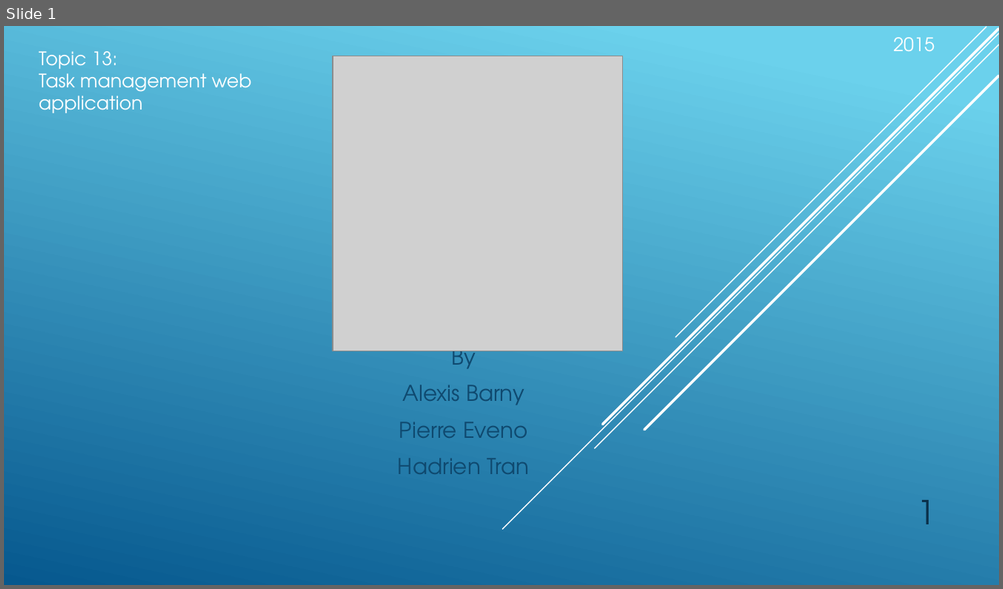
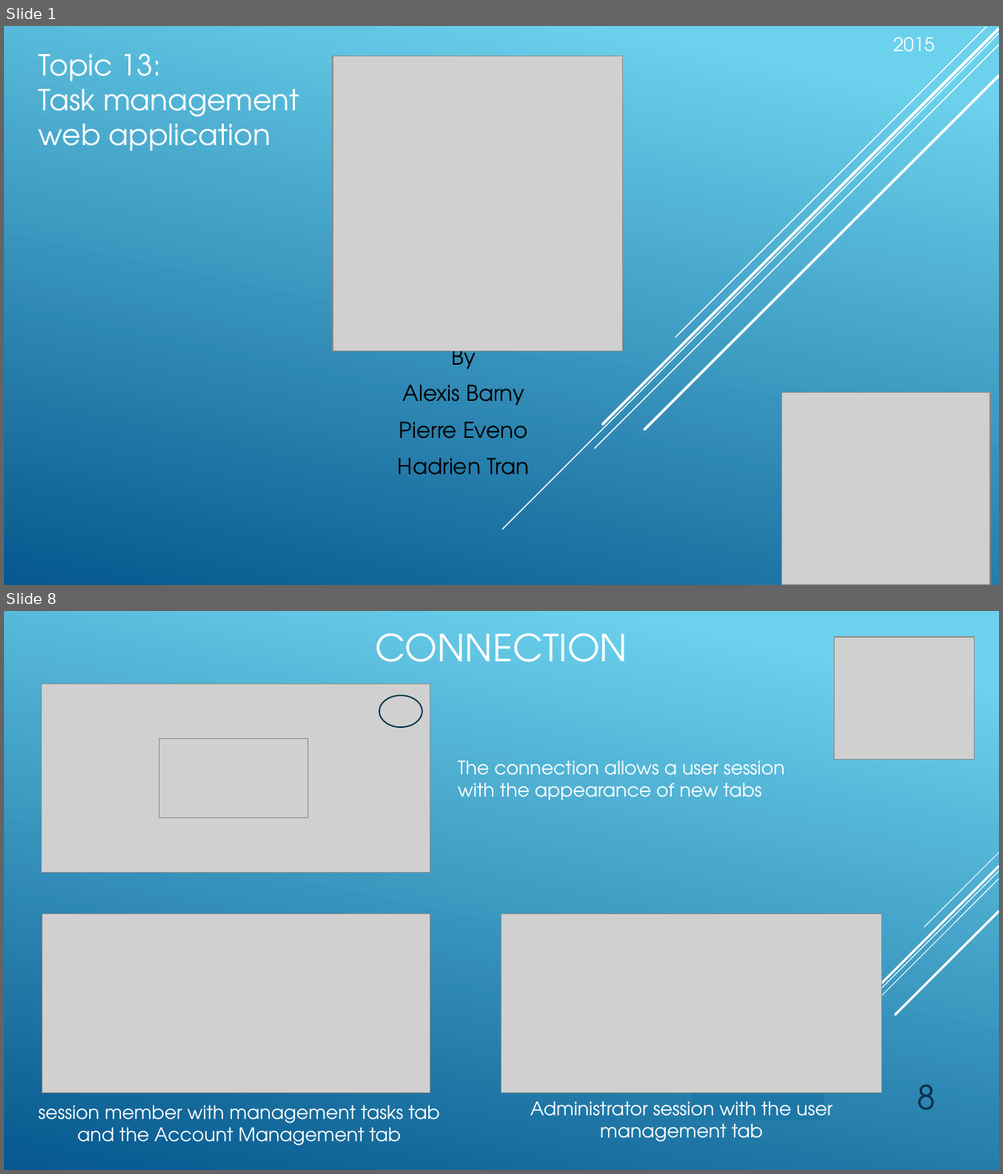
Before and after one commit to abarny/PTDawinSujet13, a slide deck: TeamShare.pptx. Shown one above the other, each under a label of ours: slide 1 before the commit, slides 1 and 8 after it; the slides between them are not shown. The pictures are 1003x589 and 1003x1174 pixels, drawn with LibreOffice and Linux fonts; fonts in the diff are those of the drawing; grey boxes stand for pictures. Boxes give left, top, right and bottom in pixels: in the first picture for what was removed or moved away, otherwise in the second. Text is boxed around its words. In the diff, an @@ line names an element or a change of style, - is before the commit and + after.

```diff
--- a/TeamShare.pptx
+++ b/TeamShare.pptx
@@ slide 8 added at (4, 611, 999, 1170), background gradient #6ED2EB to #06588E @@
@@ title added at (375, 633, 627, 662), 36 pt, text #FFFFFF @@
+CONNECTION
@@ picture added at (834, 637, 974, 760) @@
@@ picture added at (41, 684, 430, 872) @@
@@ ellipse added at (379, 695, 422, 727), outline #043148 1.25 pt @@
@@ picture added at (159, 738, 307, 817) @@
@@ text added at (458, 760, 785, 800), 18 pt, text #FFFFFF @@
+The connection allows a user session with the appearance of new tabs
@@ picture added at (42, 914, 430, 1093) @@
@@ picture added at (502, 914, 882, 1093) @@
@@ group added at (755, 853, 999, 1115): 5 lines @@
@@ rectangle added at (692, 1093, 824, 1122), fill #1E78A7 @@
@@ page number added at (916, 1085, 935, 1111), 32 pt, text #0A304A @@
+8
@@ text added at (38, 1105, 439, 1146), 18 pt, text #FFFFFF @@
+session member with management tasks tab and the Account Management tab
@@ text added at (530, 1102, 832, 1142), 18 pt, text #FFFFFF @@
+Administrator session with the user management tab
@@ slide 1 changed as well @@
@@ text "Topic 13:" at (39, 53, 299, 151): size 18 to 28 pt @@
@@ subtitle "By" at (398, 343, 529, 475): text colour #0F496F to #000000 @@
@@ picture added at (782, 393, 990, 585) @@
@@ page number removed at (916, 500, 935, 525) @@
-1
```
Also in this commit, not shown: 3 other slides changed, 12 other slides added, 12 slides removed.
